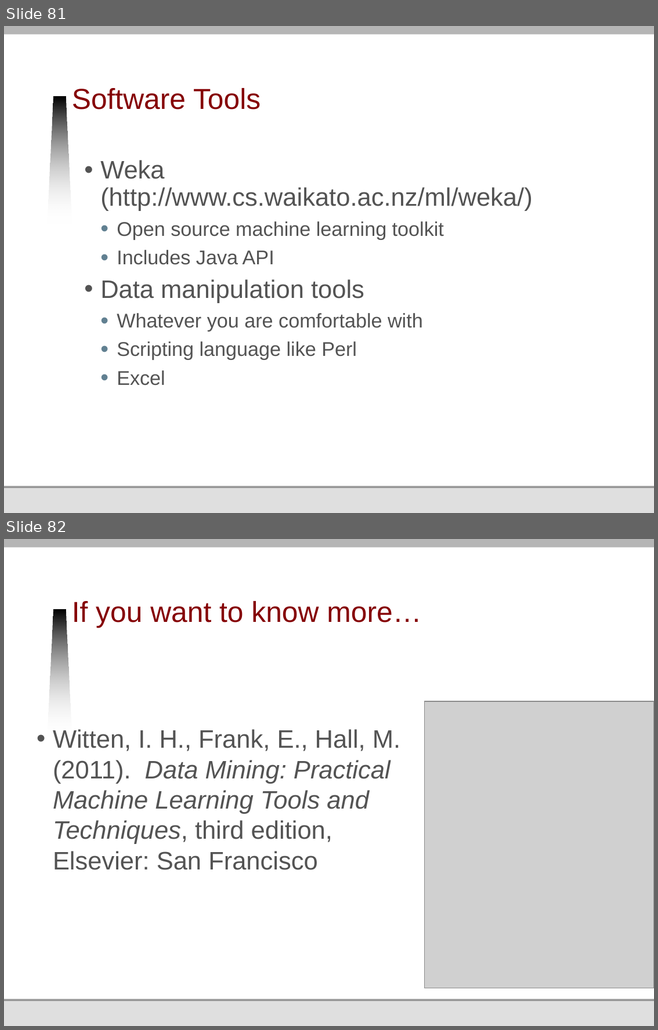
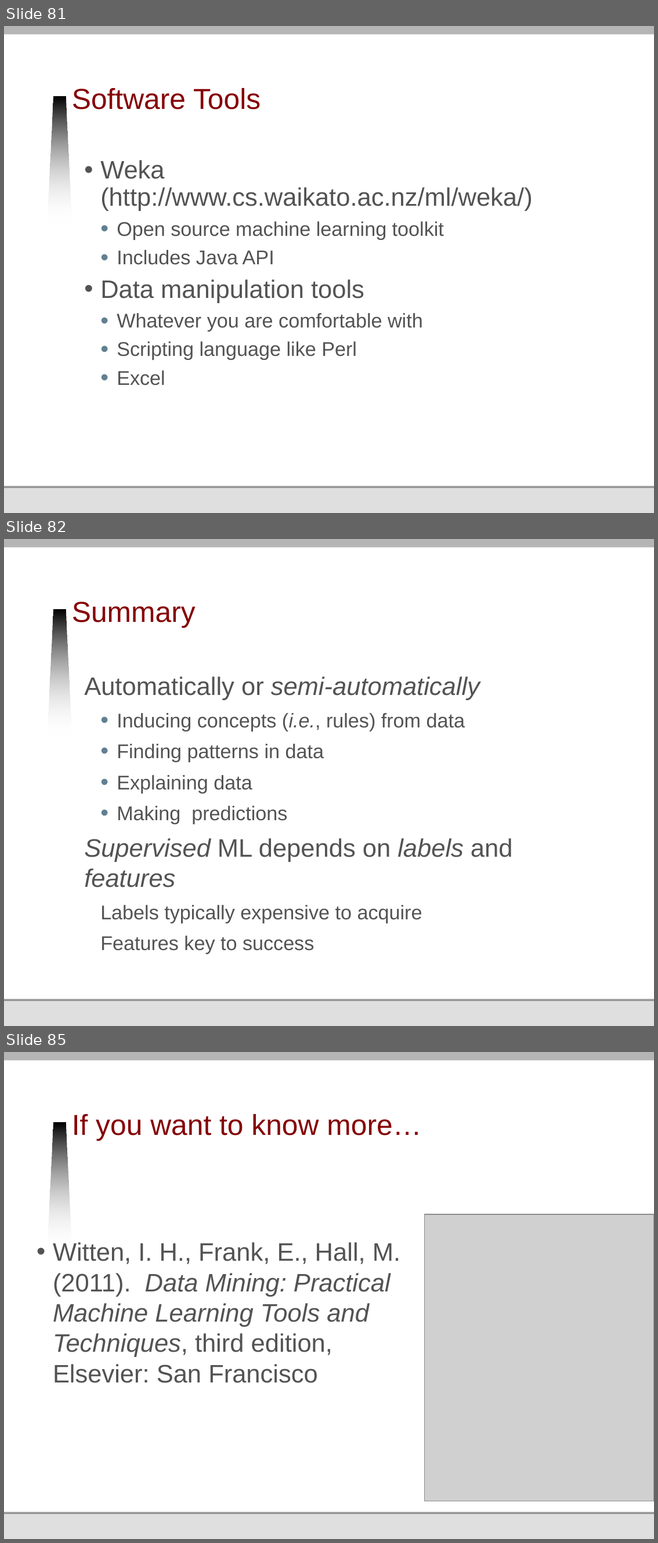
Before and after one commit to jmankoff/data, a slide deck: Lectures/12 Machine Learning I Training and Testing.pptx. Shown one above the other, each under a label of ours: slides 81 and 82 before the commit, slides 81, 82 and 85 after it; the slides between them are not shown. The pictures are 658x1030 and 658x1543 pixels, drawn with LibreOffice and Linux fonts; fonts in the diff are those of the drawing; grey boxes stand for pictures; background and template pictures are left out. Boxes give left, top, right and bottom in pixels: in the first picture for what was removed or moved away, otherwise in the second. Text is boxed around its words. In the diff, an @@ line names an element or a change of style, - is before the commit and + after.

Commit message:
added lots of summary slides
Also created final exam review deck.

```diff
--- a/Lectures/12 Machine Learning I Training and Testing.pptx
+++ b/Lectures/12 Machine Learning I Training and Testing.pptx
@@ slide 82 added at <box>4,539,654,1026</box>, background #FFFFFF; not listed: 6 template elements that a slide beside it also shows @@
@@ title added at <box>72,602,195,628</box>, 32 pt, text #850205 @@
+Summary
@@ text added at <box>84,676,513,954</box>, 22 pt, text #535353 @@
+Automatically or semi-automatically
+  • Inducing concepts (i.e., rules) from data
+  • Finding patterns in data
+  • Explaining data
+  • Making predictions
+Supervised ML depends on labels and features
+  Labels typically expensive to acquire
+  Features key to success
@@ what was slide 82 is now slide 85 @@
```
Also in this commit, not shown: 2 other slides added, 7 other files.
